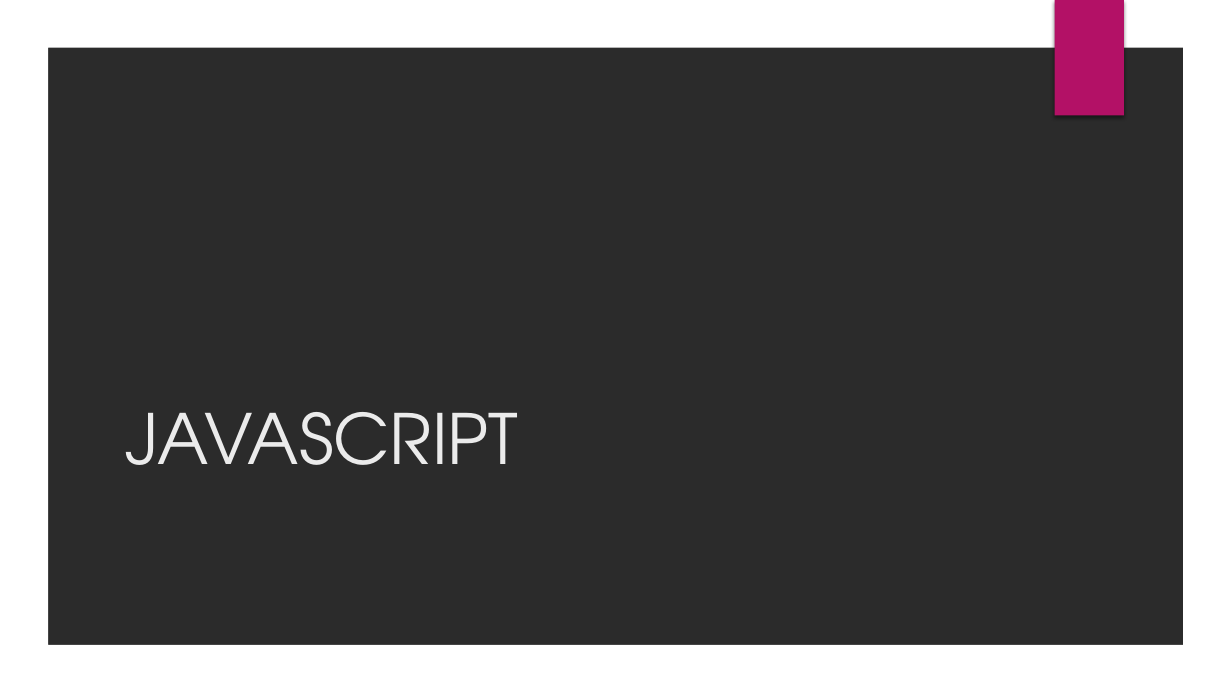
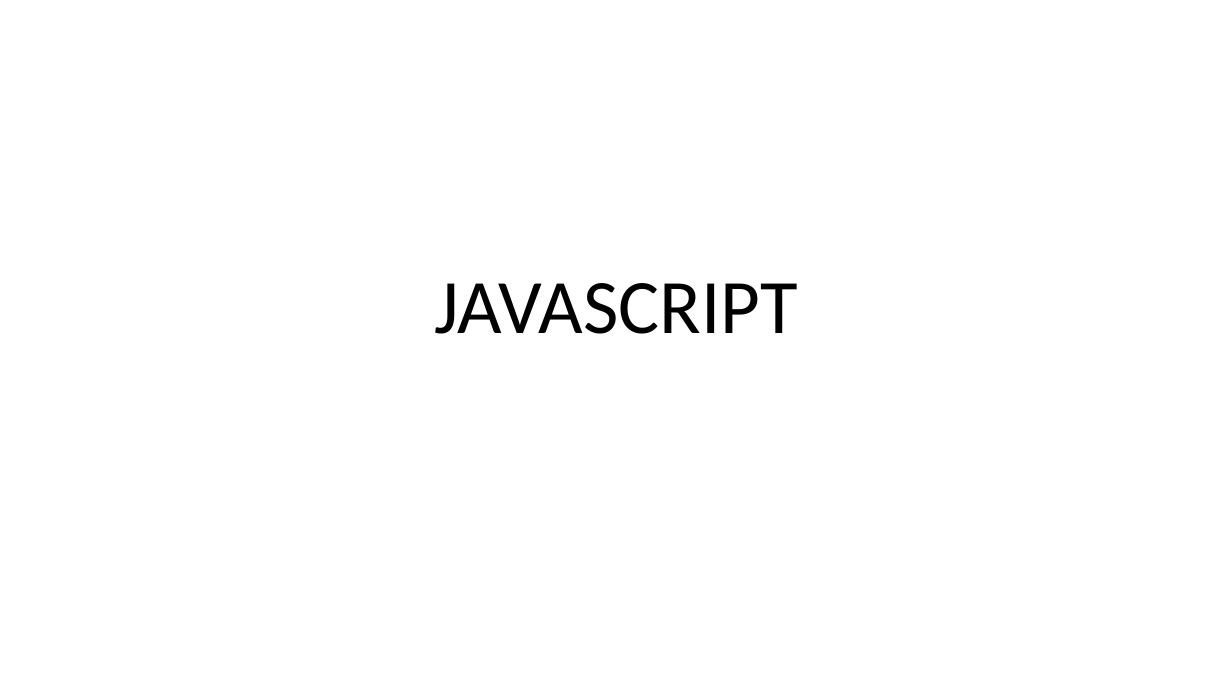
Before and after one commit to stealth14/Web-Transicion-Gradiente, a slide deck: slide 4 of diapositivas teoría JS.pptx. Drawn at 1232x693 pixels with LibreOffice and Linux fonts; fonts in the diff are those of the drawing; background and template pictures are left out; a plain dark background stands for a picture behind light text. Boxes give left, top, right and bottom in pixels: in the first picture for what was removed or moved away, otherwise in the second. Text is boxed around its words. In the diff, an @@ line names an element or a change of style, - is before the commit and + after.

```diff
--- a/diapositivas teoría JS.pptx
+++ b/diapositivas teoría JS.pptx
@@ background picture (left out) to #FFFFFF @@
@@ freeform shape removed at box(0, 0, 1232, 693) @@
@@ rectangle removed at box(1055, 0, 1124, 116) @@
@@ title "JAVASCRIPT": place and size @@
-title "JAVASCRIPT" at box(126, 412, 518, 465)
+title "JAVASCRIPT" at box(434, 283, 797, 334)
@@ title "JAVASCRIPT" at box(434, 283, 797, 334): size 54 to 60 pt, font TeX Gyre Adventor to Calibri, text colour #EBEBEB to #000000; alignment left to centre; line spacing 1 to 0.9 @@
```
Also in this commit, not shown: 10 other slides changed, 5 other files.
